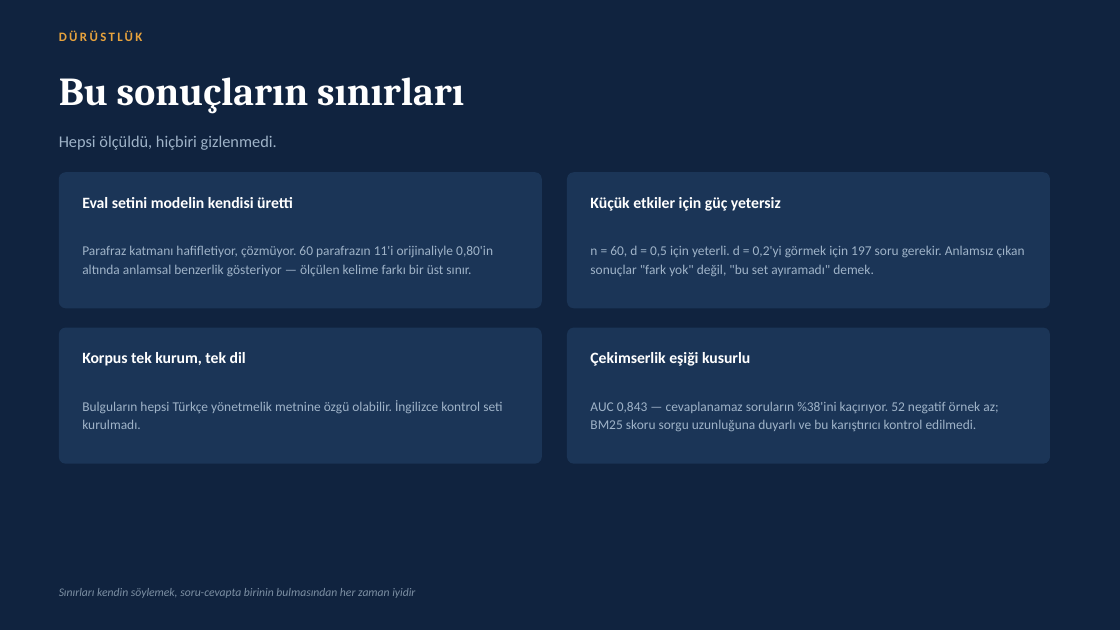
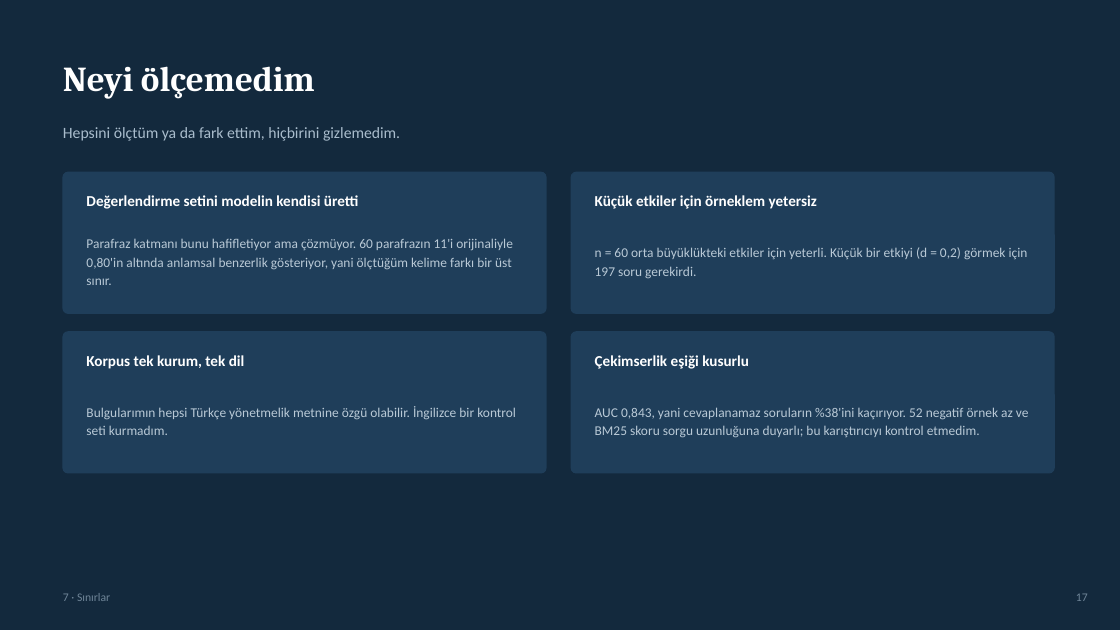
Before and after one commit to Furkanahii/foundry-rag-lab, a slide deck: slide 18 of Foundry-RAG-Lab-Sunum.pptx (slide 22 before the commit). Drawn at 1120x630 pixels with LibreOffice and Linux fonts; fonts in the diff are those of the drawing. Boxes give left, top, right and bottom in pixels: in the first picture for what was removed or moved away, otherwise in the second. Text is boxed around its words. In the diff, an @@ line names an element or a change of style, - is before the commit and + after.

Commit message:
fix(ui): açılışta vektör boyutu boş görünüyordu; sunum yeniden yapılandırıldı
store.stats() embedding_dim'i self.embedding_dim'den okuyordu, ama o alan
ancak vektör yazıldığında veya yoğun arama koştuğunda doluyor. Yeni açılmış
bir indekste None kalıyor ve dashboard 1024 yerine tire gösteriyordu -
demoda görünen bir hata. Artık meta tablosundan okunuyor, builder'daki
aynı sınıf hatanın kardeşi.

Sunum akademik iskelete çevrildi: kapak, içindekiler, problem, sistem,
deneysel kurulum, yöntem, bulgular, demo, sınırlar, sonuç, teşekkür.
Yeniden sıralama bulgusu ve canlı demo yönergeleri eklendi. 20 slayt,
hepsinde konuşmacı notu var.

```diff
--- a/Foundry-RAG-Lab-Sunum.pptx
+++ b/Foundry-RAG-Lab-Sunum.pptx
@@ background #10233F to #13293D @@
@@ text removed at bbox=[59, 30, 143, 41] @@
-DÜRÜSTLÜK
@@ text removed at bbox=[59, 77, 464, 114] @@
-Bu sonuçların sınırları
@@ text added at bbox=[63, 66, 315, 99], 30 pt, text #FFFFFF, bold @@
+Neyi ölçemedim
@@ text removed at bbox=[59, 135, 277, 150] @@
-Hepsi ölçüldü, hiçbiri gizlenmedi.
@@ text added at bbox=[63, 127, 400, 141], 13.5 pt, text #A9BCCC @@
+Hepsini ölçtüm ya da fark ettim, hiçbirini gizlemedim.
@@ rounded rectangle: place and size @@
-rounded rectangle at bbox=[59, 172, 542, 308]
+rounded rectangle at bbox=[63, 172, 546, 313]
@@ rounded rectangle: place and size @@
-rounded rectangle at bbox=[567, 172, 1050, 308]
+rounded rectangle at bbox=[571, 172, 1054, 313]
@@ text at bbox=[86, 195, 358, 209]: text changed; size 13.5 to 13 pt @@
-Eval setini modelin kendisi üretti
+Değerlendirme setini modelin kendisi üretti
@@ text at bbox=[595, 195, 817, 209]: text changed; size 13.5 to 13 pt @@
-Küçük etkiler için güç yetersiz
+Küçük etkiler için örneklem yetersiz
@@ text at bbox=[86, 238, 513, 285]: text changed; text colour #9FB3C8 to #B9C9D6 @@
-Parafraz katmanı hafifletiyor, çözmüyor. 60 parafrazın 11'i orijinaliyle 0,80'in altında anlamsal benzerlik gösteriyor — ölçülen kelime farkı bir üst sınır.
+Parafraz katmanı bunu hafifletiyor ama çözmüyor. 60 parafrazın 11'i orijinaliyle 0,80'in altında anlamsal benzerlik gösteriyor, yani ölçtüğüm kelime farkı bir üst sınır.
@@ text at bbox=[595, 247, 1028, 278]: text changed; text colour #9FB3C8 to #B9C9D6 @@
-n = 60, d = 0,5 için yeterli. d = 0,2'yi görmek için 197 soru gerekir. Anlamsız çıkan sonuçlar "fark yok" değil, "bu set ayıramadı" demek.
+n = 60 orta büyüklükteki etkiler için yeterli. Küçük bir etkiyi (d = 0,2) görmek için 197 soru gerekirdi.
@@ rounded rectangle: place and size @@
-rounded rectangle at bbox=[59, 328, 542, 464]
+rounded rectangle at bbox=[63, 332, 546, 473]
@@ text "Korpus tek kurum, tek dil" at bbox=[86, 355, 245, 369]: size 13.5 to 13 pt @@
@@ fill #1B3557 to #1F3E5A; outline none to #1F3E5A 1 pt; proportions changed in 4 elements at bbox=[63, 172, 546, 313], bbox=[571, 172, 1054, 313], bbox=[63, 332, 546, 473], bbox=[571, 332, 1054, 473] @@
@@ rounded rectangle: place and size @@
-rounded rectangle at bbox=[567, 328, 1050, 464]
+rounded rectangle at bbox=[571, 332, 1054, 473]
@@ text "Çekimserlik eşiği kusurlu" at bbox=[595, 355, 749, 369]: size 13.5 to 13 pt @@
@@ text at bbox=[86, 406, 516, 435]: text changed; text colour #9FB3C8 to #B9C9D6 @@
-Bulguların hepsi Türkçe yönetmelik metnine özgü olabilir. İngilizce kontrol seti kurulmadı.
+Bulgularımın hepsi Türkçe yönetmelik metnine özgü olabilir. İngilizce bir kontrol seti kurmadım.
@@ text at bbox=[595, 407, 1029, 438]: text changed; text colour #9FB3C8 to #B9C9D6 @@
-AUC 0,843 — cevaplanamaz soruların %38'ini kaçırıyor. 52 negatif örnek az; BM25 skoru sorgu uzunluğuna duyarlı ve bu karıştırıcı kontrol edilmedi.
+AUC 0,843, yani cevaplanamaz soruların %38'ini kaçırıyor. 52 negatif örnek az ve BM25 skoru sorgu uzunluğuna duyarlı; bu karıştırıcıyı kontrol etmedim.
@@ text removed at bbox=[59, 588, 415, 598] @@
-Sınırları kendin söylemek, soru-cevapta birinin bulmasından her zaman iyidir
@@ text added at bbox=[63, 593, 110, 601], 10 pt, text #6F8598 @@
+7 · Sınırlar
@@ text added at bbox=[1076, 593, 1088, 601], 10 pt, text #6F8598 @@
+17
```
Also in this commit, not shown: 8 other slides changed, 11 slides added, 15 slides removed, 1 other file.
